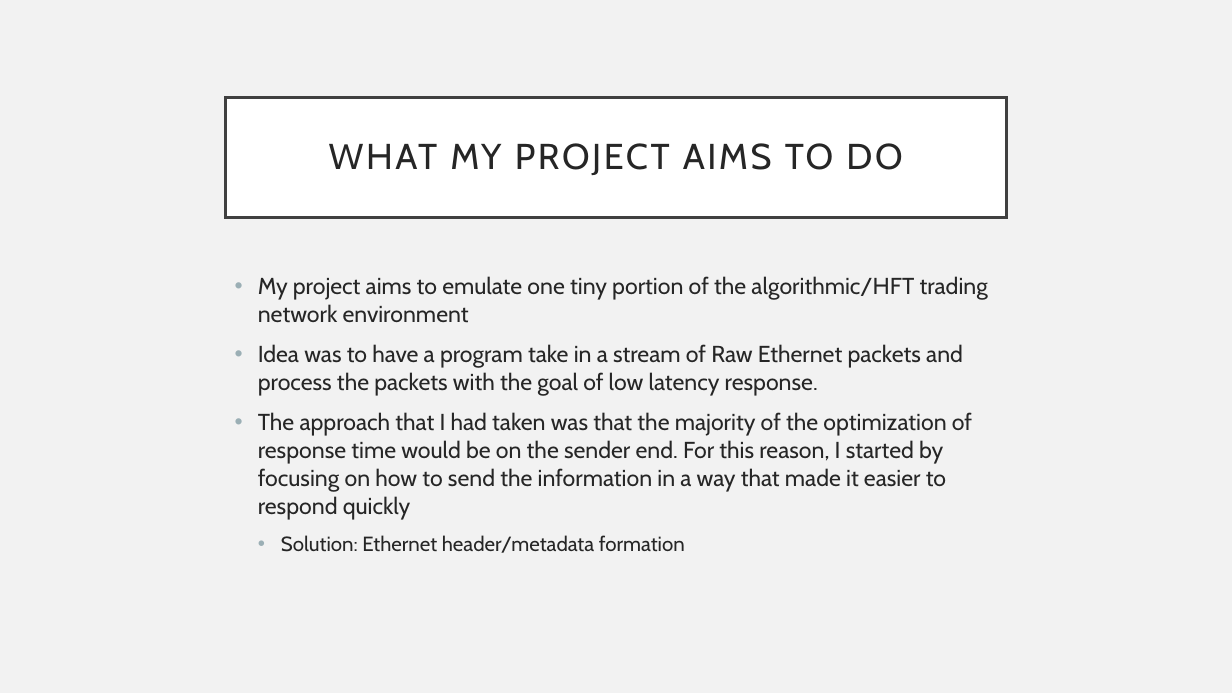
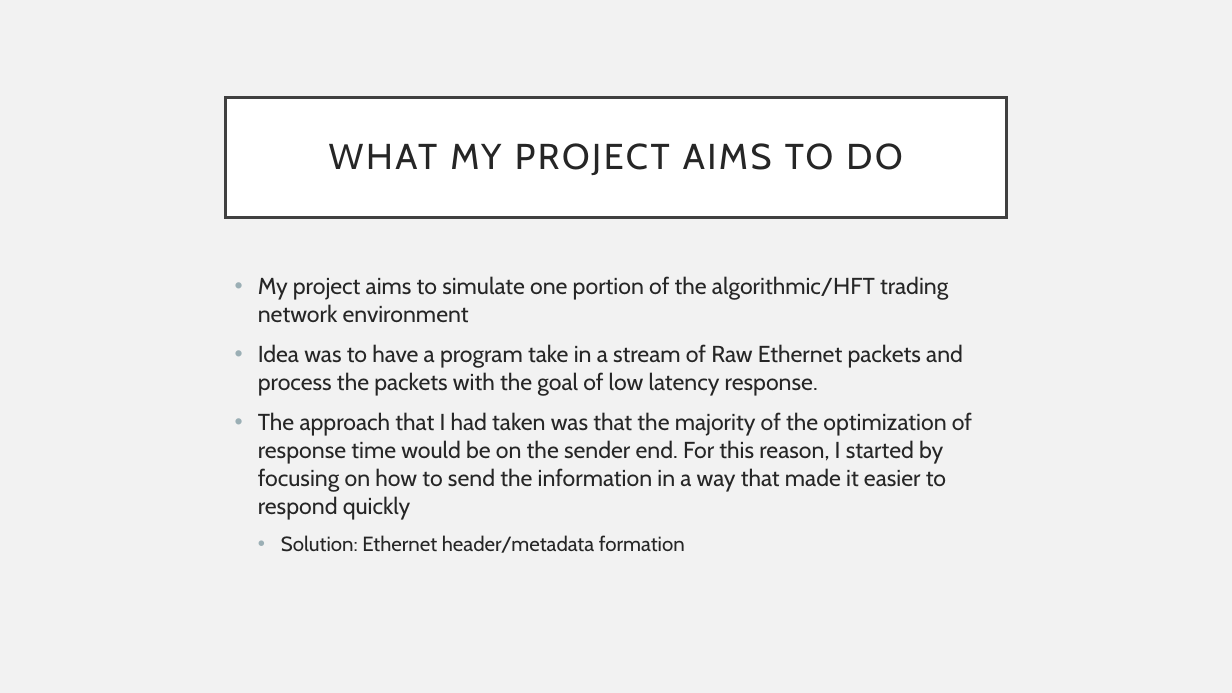
Before and after one commit to Rba12394/NetworksProject, a slide deck: slide 3 of final project.pptx. Drawn at 1232x693 pixels with LibreOffice and Linux fonts; fonts in the diff are those of the drawing. Boxes give left, top, right and bottom in pixels: in the first picture for what was removed or moved away, otherwise in the second. Text is boxed around its words. In the diff, an @@ line names an element or a change of style, - is before the commit and + after.

Commit message:
updated final project

```diff
--- a/final project.pptx
+++ b/final project.pptx
@@ text at [258,276,948,323]: text changed @@
-• My project aims to emulate one tiny portion of the algorithmic/HFT trading network environment
+• My project aims to simulate one portion of the algorithmic/HFT trading network environment
```
Also in this commit, not shown: 4 other slides changed.
